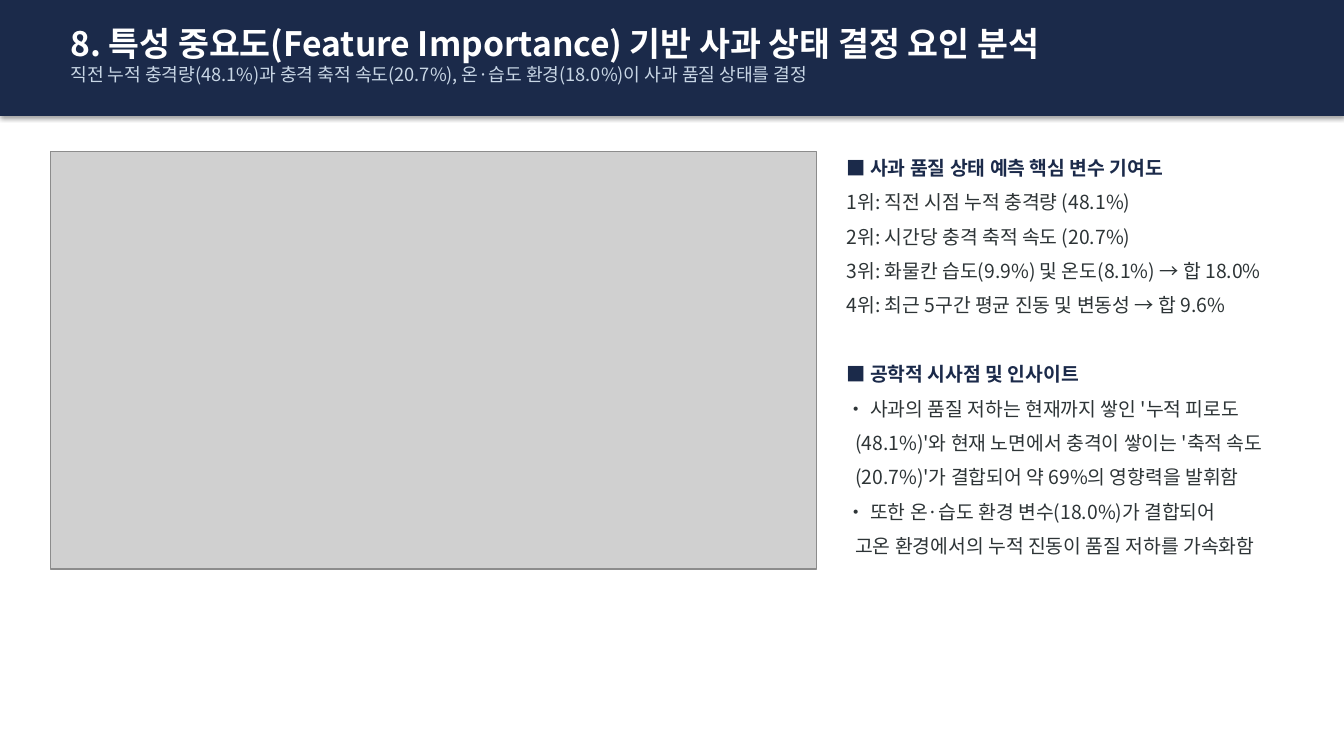
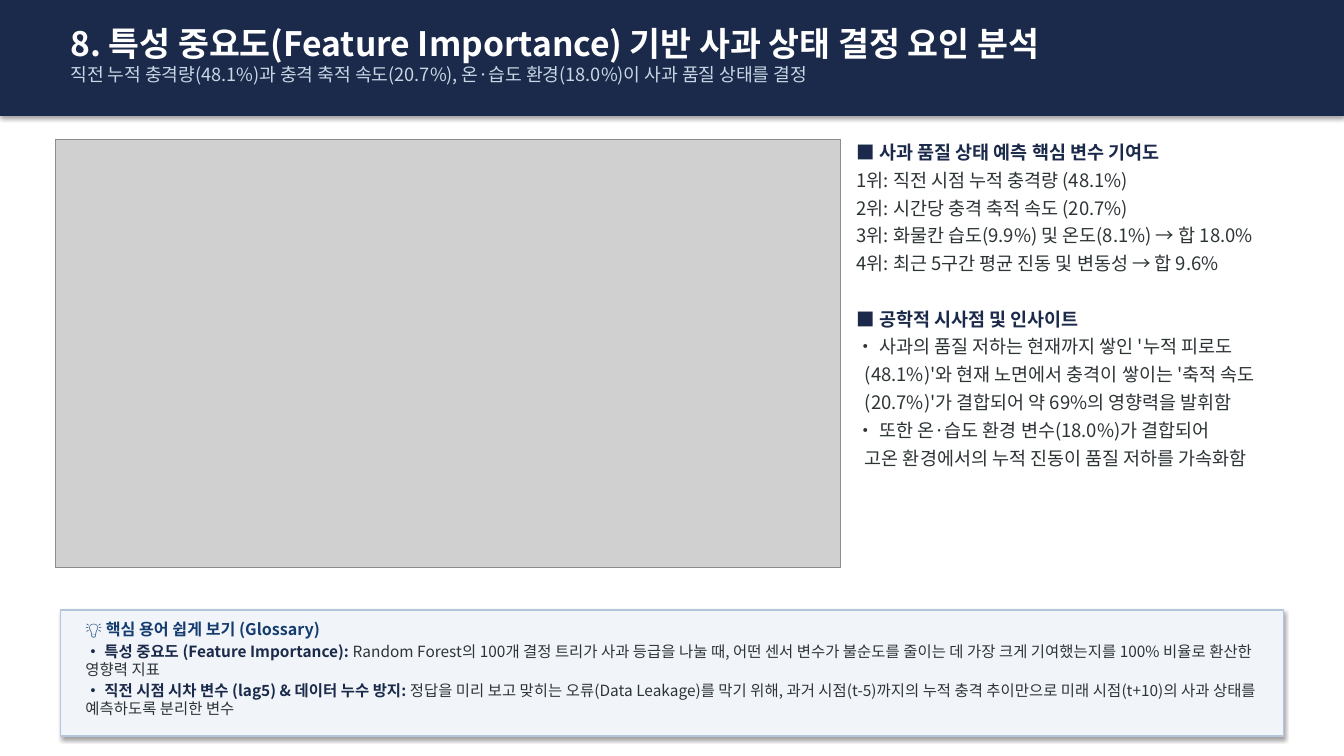
Before and after one commit to sungmin9910/prediction, a slide deck: slide 9 of 사과_운송_이상충격_예측_발표자료.pptx. Drawn at 1344x756 pixels with LibreOffice and Linux fonts; fonts in the diff are those of the drawing; grey boxes stand for pictures. Boxes give left, top, right and bottom in pixels: in the first picture for what was removed or moved away, otherwise in the second. Text is boxed around its words. In the diff, an @@ line names an element or a change of style, - is before the commit and + after.

Commit message:
feat: Add bottom glossary boxes explaining technical terms on slides 2-10

```diff
--- a/사과_운송_이상충격_예측_발표자료.pptx
+++ b/사과_운송_이상충격_예측_발표자료.pptx
@@ picture: place and size @@
-picture at box(50, 151, 817, 570)
+picture at box(55, 139, 841, 568)
@@ text "■ 사과 품질 상태 예측 ...": place and size @@
-text "■ 사과 품질 상태 예측 ..." at box(847, 158, 1263, 555)
+text "■ 사과 품질 상태 예측 ..." at box(857, 143, 1254, 467)
@@ text "■ 사과 품질 상태 예측 ..." at box(857, 143, 1254, 467): size 13.8 to 13.2 pt; less space between paragraphs @@
@@ rectangle added at box(60, 610, 1284, 736), fill #F1F5F9, outline #B4C6DC 1.2 pt @@
@@ text added at box(85, 621, 1256, 716), 11 pt, text #2D3436 @@
+💡 핵심 용어 쉽게 보기 (Glossary)
+• 특성 중요도 (Feature Importance): Random Forest의 100개 결정 트리가 사과 등급을 나눌 때, 어떤 센서 변수가 불순도를 줄이는 데 가장 크게 기여했는지를 100% 비율로 환산한 영향력 지표
+• 직전 시점 시차 변수 (lag5) & 데이터 누수 방지: 정답을 미리 보고 맞히는 오류(Data Leakage)를 막기 위해, 과거 시점(t-5)까지의 누적 충격 추이만으로 미래 시점(t+10)의 사과 상태를 예측하도록 분리한 변수
```
Also in this commit, not shown: 8 other slides changed, 1 other file.
